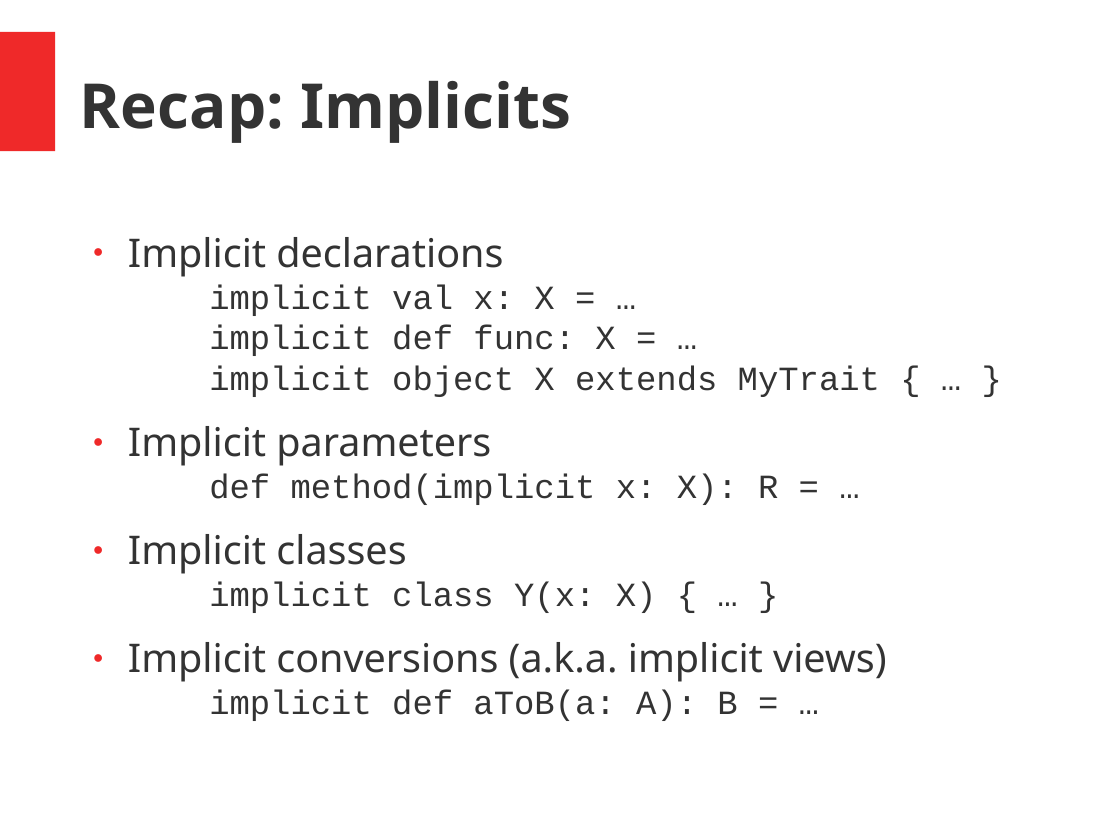
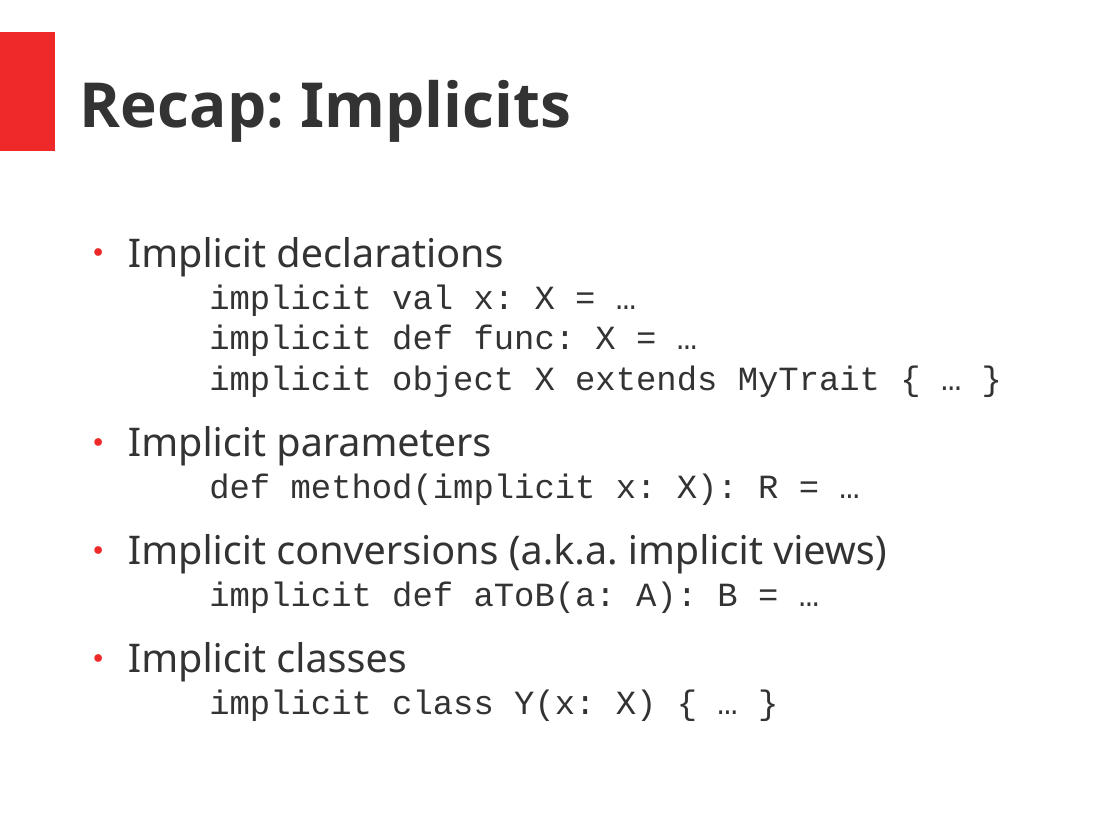
Before and after one commit to hermannhueck/typeclasses, a slide deck: slide 3 of Slides/TypeClasses.pptx. Drawn at 1120x840 pixels with LibreOffice and Linux fonts; fonts in the diff are those of the drawing. Boxes give left, top, right and bottom in pixels: in the first picture for what was removed or moved away, otherwise in the second. Text is boxed around its words. In the diff, an @@ line names an element or a change of style, - is before the commit and + after.

```diff
--- a/Slides/TypeClasses.pptx
+++ b/Slides/TypeClasses.pptx
@@ text at (x1=128, y1=237, x2=880, y2=721): indent changed @@
@@ text at (x1=128, y1=534, x2=886, y2=613): paragraph added @@
+● Implicit conversions (a.k.a. implicit views)
+  implicit def aToB(a: A): B = …
@@ text at (x1=128, y1=642, x2=886, y2=721): paragraph removed @@
-● Implicit conversions (a.k.a. implicit views)
-  implicit def aToB(a: A): B = …
```
Also in this commit, not shown: 34 other slides changed, 1 slide added, 1 other file.
